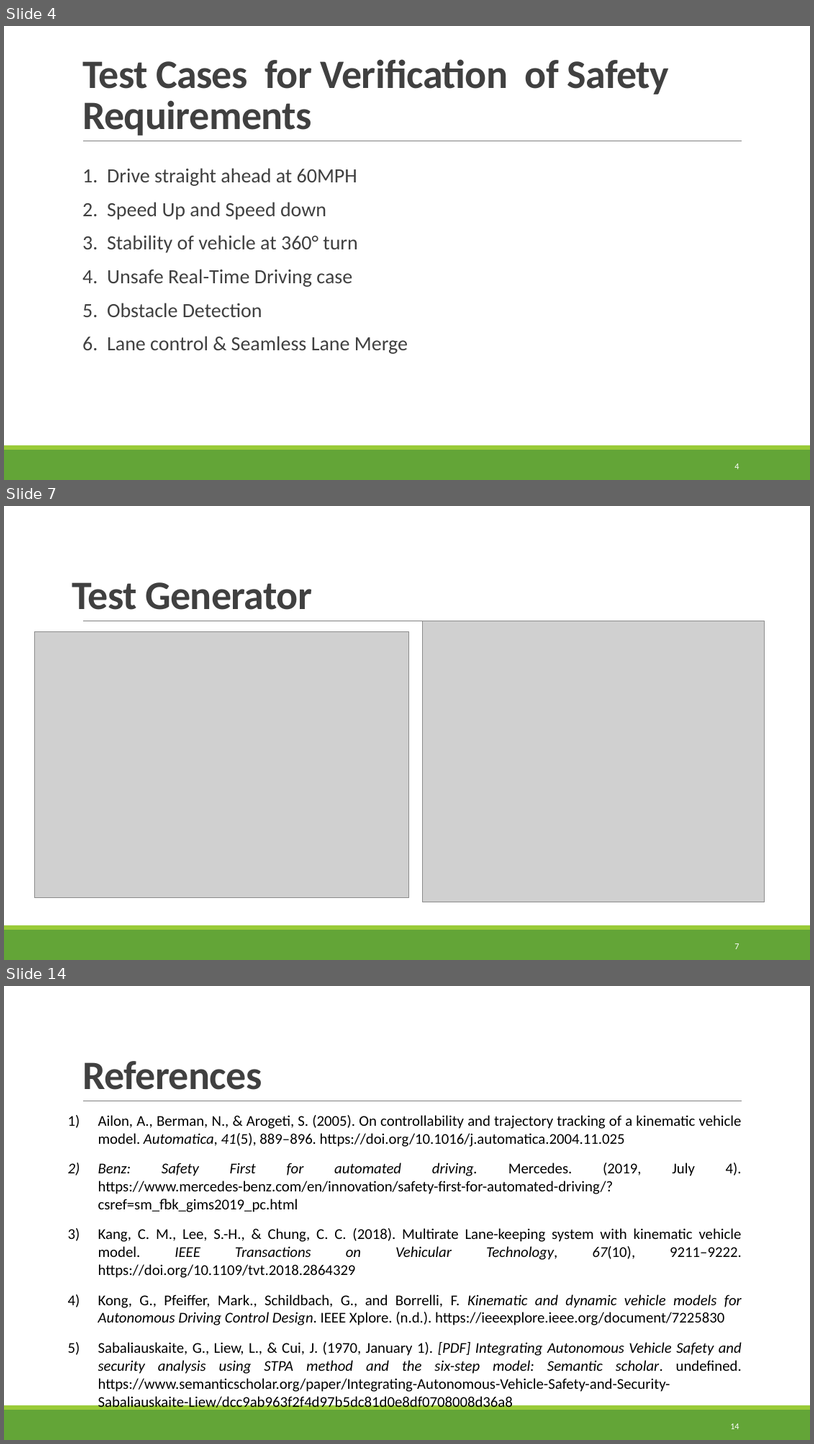
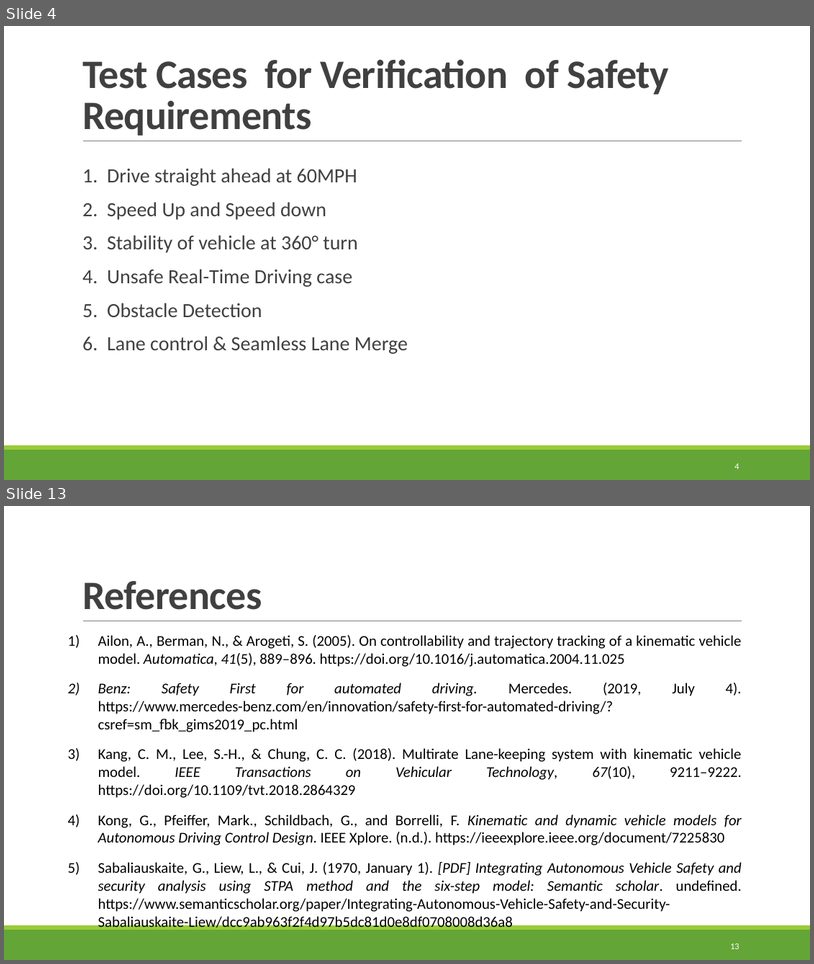
Before and after one commit to TytanRock/ECE-5734-Project, a slide deck: Project Progress Presentaion.pptx. Shown one above the other, each under a label of ours: slides 4, 7 and 14 before the commit, slides 4 and 13 after it; the slides between them are not shown. The pictures are 814x1444 and 814x964 pixels, drawn with LibreOffice and Linux fonts; fonts in the diff are those of the drawing; grey boxes stand for pictures. Boxes give left, top, right and bottom in pixels: in the first picture for what was removed or moved away, otherwise in the second. Text is boxed around its words. In the diff, an @@ line names an element or a change of style, - is before the commit and + after.

```diff
--- a/Project Progress Presentaion.pptx
+++ b/Project Progress Presentaion.pptx
@@ slide 7 removed at (4, 506, 810, 960), background #FFFFFF; not listed: 3 template elements that a slide beside it also shows @@
@@ title removed at (72, 582, 312, 610) @@
-Test Generator
@@ picture removed at (34, 631, 409, 898) @@
@@ picture removed at (422, 621, 765, 902) @@
@@ page number removed at (735, 943, 739, 949) @@
-7
@@ what was slide 14 is now slide 13 @@
@@ page number at (730, 943, 739, 949): text changed @@
-14
+13
```
Also in this commit, not shown: 7 slides changed, 2 slides added, 2 other slides removed, 7 other files.
